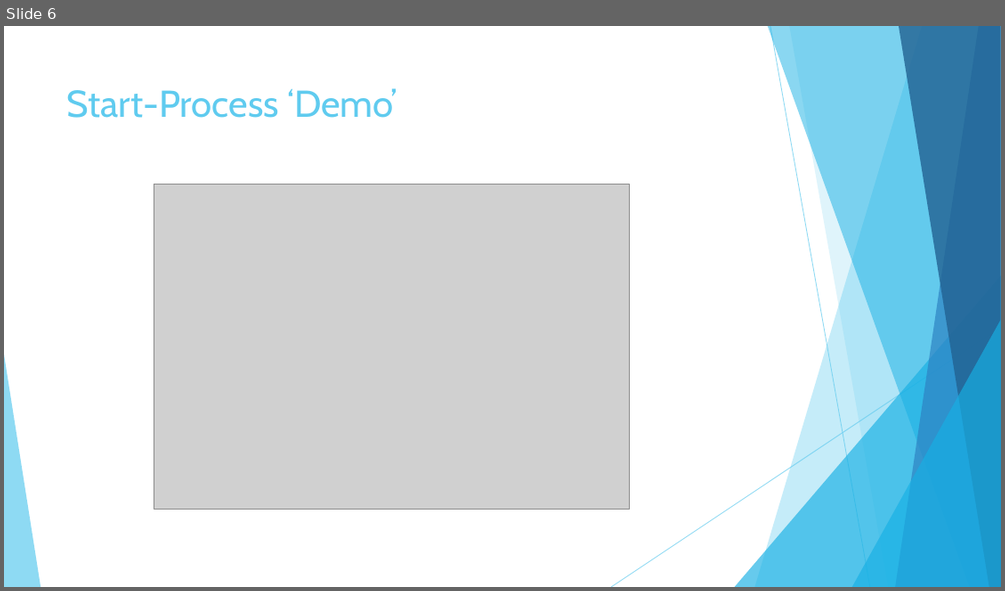
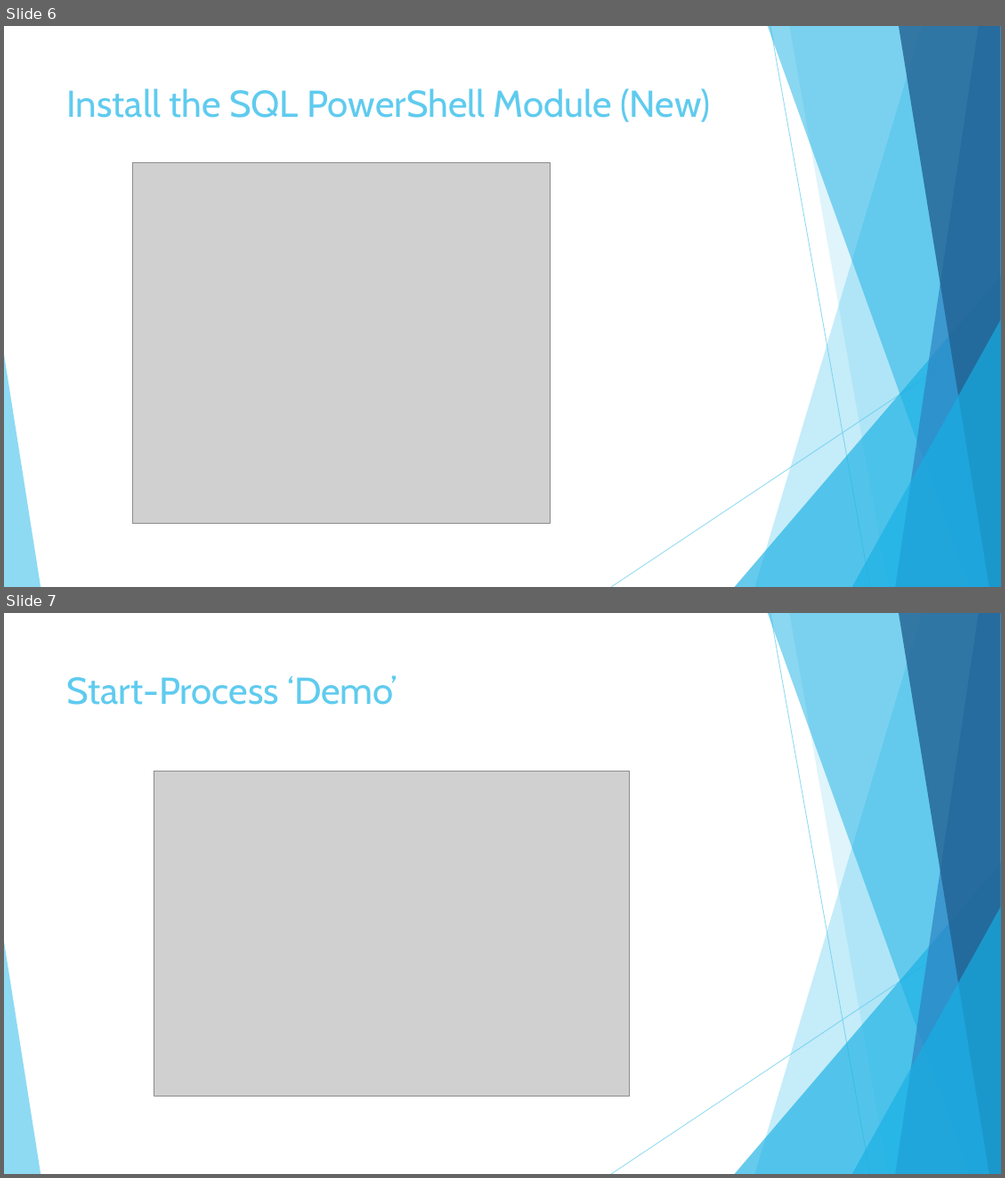
Before and after one commit to Sreekanth-1729/Powershell, a slide deck: PowerShell and DevOps Global Summit 2016/Unconventional SQL Server Tools in PowerShell/Unconventional SQL Server Tools in PowerShell.pptx. Shown one above the other, each under a label of ours: slide 6 before the commit, slides 6 and 7 after it. The pictures are 1005x591 and 1005x1178 pixels, drawn with LibreOffice and Linux fonts; fonts in the diff are those of the drawing; grey boxes stand for pictures. Boxes give left, top, right and bottom in pixels: in the first picture for what was removed or moved away, otherwise in the second. Text is boxed around its words. In the diff, an @@ line names an element or a change of style, - is before the commit and + after.

```diff
--- a/PowerShell and DevOps Global Summit 2016/Unconventional SQL Server Tools in PowerShell/Unconventional SQL Server Tools in PowerShell.pptx
+++ b/PowerShell and DevOps Global Summit 2016/Unconventional SQL Server Tools in PowerShell/Unconventional SQL Server Tools in PowerShell.pptx
@@ slide 6 added at [4,26,1001,587], background #FFFFFF; not listed: 10 template elements that a slide beside it also shows @@
@@ title added at [67,88,710,122], 36 pt, text #5FCBEF @@
+Install the SQL PowerShell Module (New)
@@ picture added at [133,163,550,524] @@
@@ what was slide 6 is now slide 7 @@
```
Also in this commit, not shown: 6 slides changed, 1 other file.
